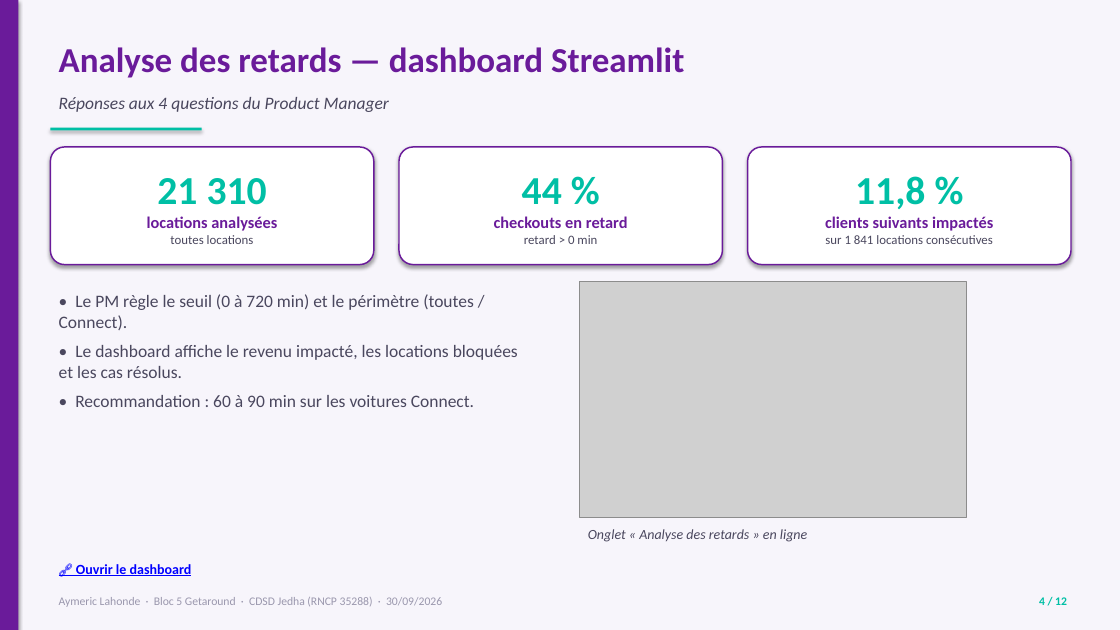
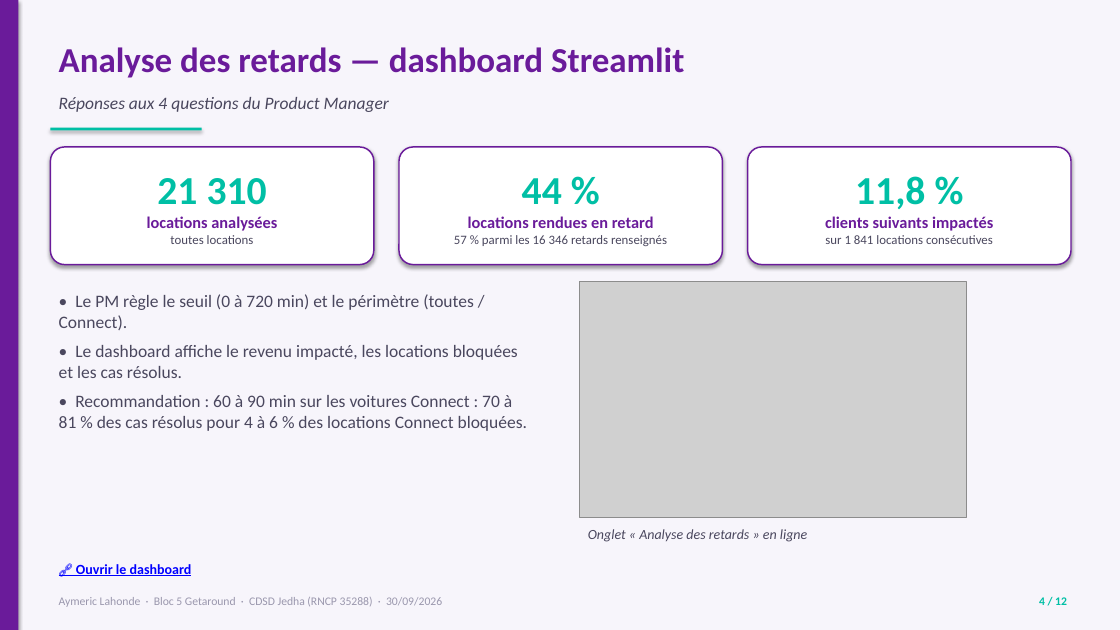
Before and after one commit to aymericlahonde-dotcom/cdsd-b5-getaround, a slide deck: slide 4 of Presentation_Getaround_Soutenance.pptx. Drawn at 1120x630 pixels with LibreOffice and Linux fonts; fonts in the diff are those of the drawing; grey boxes stand for pictures. Boxes give left, top, right and bottom in pixels: in the first picture for what was removed or moved away, otherwise in the second. Text is boxed around its words. In the diff, an @@ line names an element or a change of style, - is before the commit and + after.

Commit message:
PPT : précision sur le taux de retard, chiffres de la recommandation seuil Connect, limite reformulée

```diff
--- a/Presentation_Getaround_Soutenance.pptx
+++ b/Presentation_Getaround_Soutenance.pptx
@@ text in rounded rectangle at (454, 216, 667, 246): text changed; size 14 to 11 pt; text colour #6A1B9A to #4A475E; bold off @@
-checkouts en retard
-retard > 0 min
+locations rendues en retard
+57 % parmi les 16 346 retards renseignés
@@ text at (59, 395, 527, 431): text changed @@
-• Recommandation : 60 à 90 min sur les voitures Connect.
+• Recommandation : 60 à 90 min sur les voitures Connect : 70 à 81 % des cas résolus pour 4 à 6 % des locations Connect bloquées.
```
Also in this commit, not shown: 1 other slide changed.
